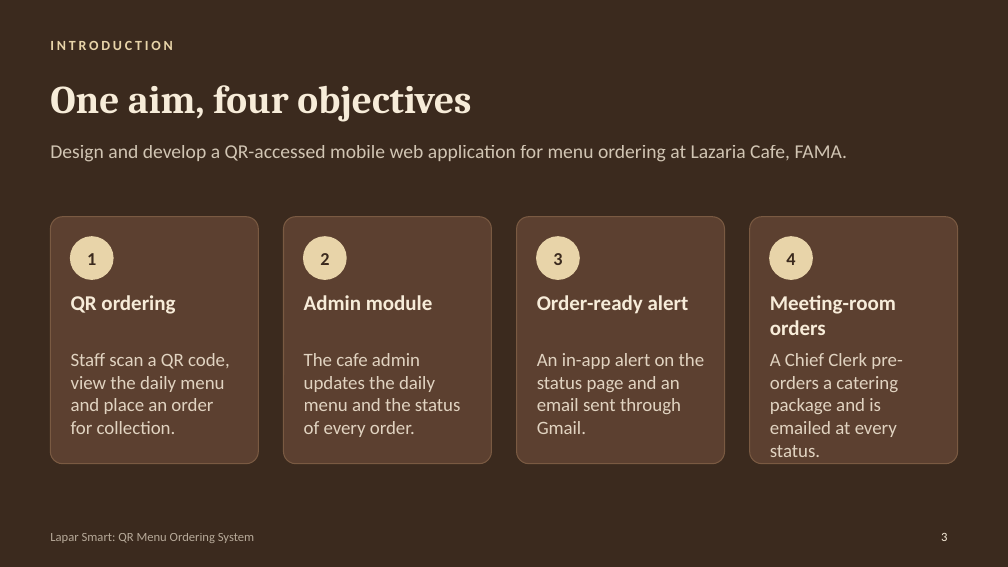
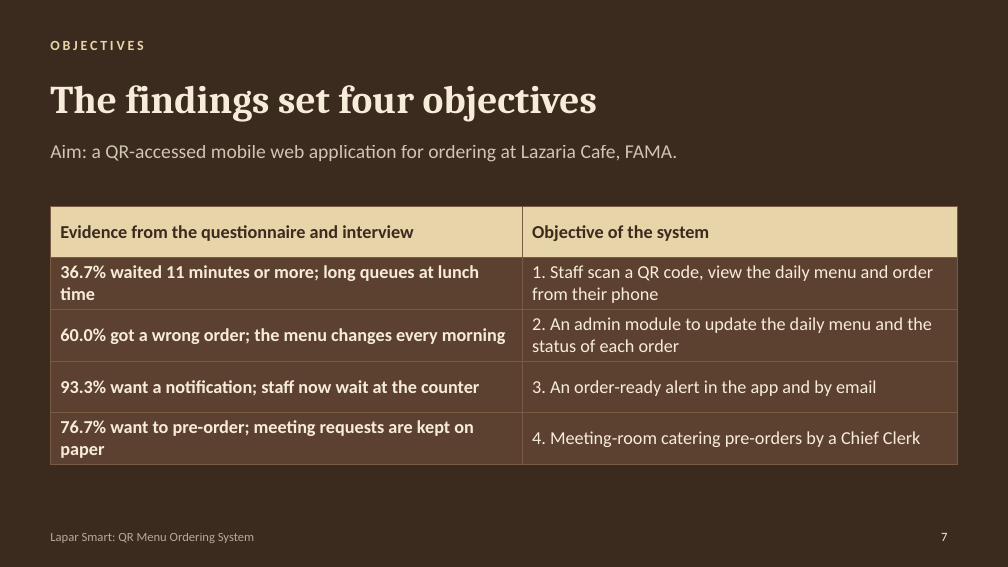
Before and after one commit to ras22hid/lapar-smart, a slide deck: slide 7 of app/static/presentation/LaparSmart_Presentation.pptx (slide 3 before the commit). Drawn at 1008x567 pixels with LibreOffice and Linux fonts; fonts in the diff are those of the drawing. Boxes give left, top, right and bottom in pixels: in the first picture for what was removed or moved away, otherwise in the second. Text is boxed around its words. In the diff, an @@ line names an element or a change of style, - is before the commit and + after.

```diff
--- a/app/static/presentation/LaparSmart_Presentation.pptx
+++ b/app/static/presentation/LaparSmart_Presentation.pptx
@@ text at (50,41,143,50): text changed @@
-INTRODUCTION
+OBJECTIVES
@@ title at (50,85,597,122): text changed @@
-One aim, four objectives
+The findings set four objectives
@@ text at (50,145,677,162): text changed @@
-Design and develop a QR-accessed mobile web application for menu ordering at Lazaria Cafe, FAMA.
+Aim: a QR-accessed mobile web application for ordering at Lazaria Cafe, FAMA.
@@ table added at (50,207,958,462), 5 rows, 2 columns @@
+Evidence from the questionnaire and interview | Objective of the system
+36.7% waited 11 minutes or more; long queues at lunch time | 1. Staff scan a QR code, view the daily menu and order from their phone
+60.0% got a wrong order; the menu changes every morning | 2. An admin module to update the daily menu and the status of each order
+93.3% want a notification; staff now wait at the counter | 3. An order-ready alert in the app and by email
+76.7% want to pre-order; meeting requests are kept on paper | 4. Meeting-room catering pre-orders by a Chief Clerk
@@ rounded rectangle removed at (50,217,258,464) @@
@@ ellipse removed at (71,237,113,279) @@
@@ rounded rectangle removed at (283,217,491,464) @@
@@ ellipse removed at (303,237,346,279) @@
@@ rounded rectangle removed at (516,217,724,464) @@
@@ ellipse removed at (537,237,580,279) @@
@@ rounded rectangle removed at (750,217,958,464) @@
@@ ellipse removed at (770,237,812,279) @@
@@ text removed at (87,253,96,265) @@
-1
@@ text removed at (320,253,329,265) @@
-2
@@ text removed at (553,253,562,265) @@
-3
@@ text removed at (786,253,795,265) @@
-4
@@ text removed at (71,295,175,314) @@
-QR ordering
@@ text removed at (304,295,433,310) @@
-Admin module
@@ text removed at (537,295,689,314) @@
-Order-ready alert
@@ text removed at (770,295,896,335) @@
-Meeting-room orders
@@ text removed at (71,353,230,434) @@
-Staff scan a QR code, view the daily menu and place an order for collection.
@@ text removed at (304,353,461,437) @@
-The cafe admin updates the daily menu and the status of every order.
@@ text removed at (537,353,705,434) @@
-An in-app alert on the status page and an email sent through Gmail.
@@ text removed at (770,353,902,457) @@
-A Chief Clerk pre-orders a catering package and is emailed at every status.
@@ page number at (941,533,947,541): text changed @@
-3
+7
```
Also in this commit, not shown: 11 other slides changed, 8 slides added, 5 slides removed, 4 other files.
